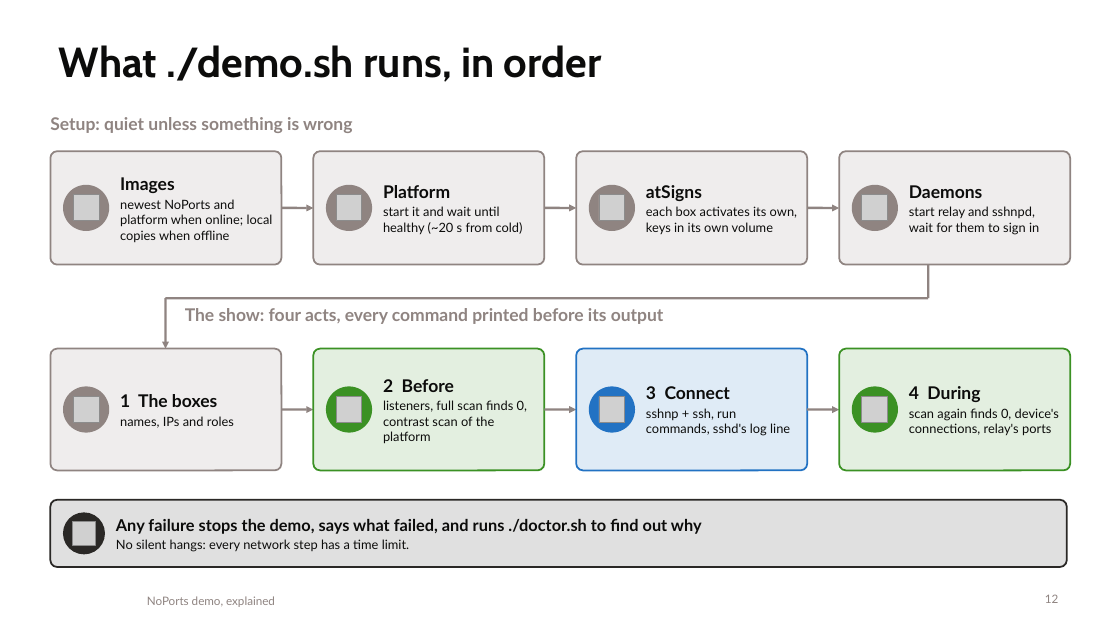
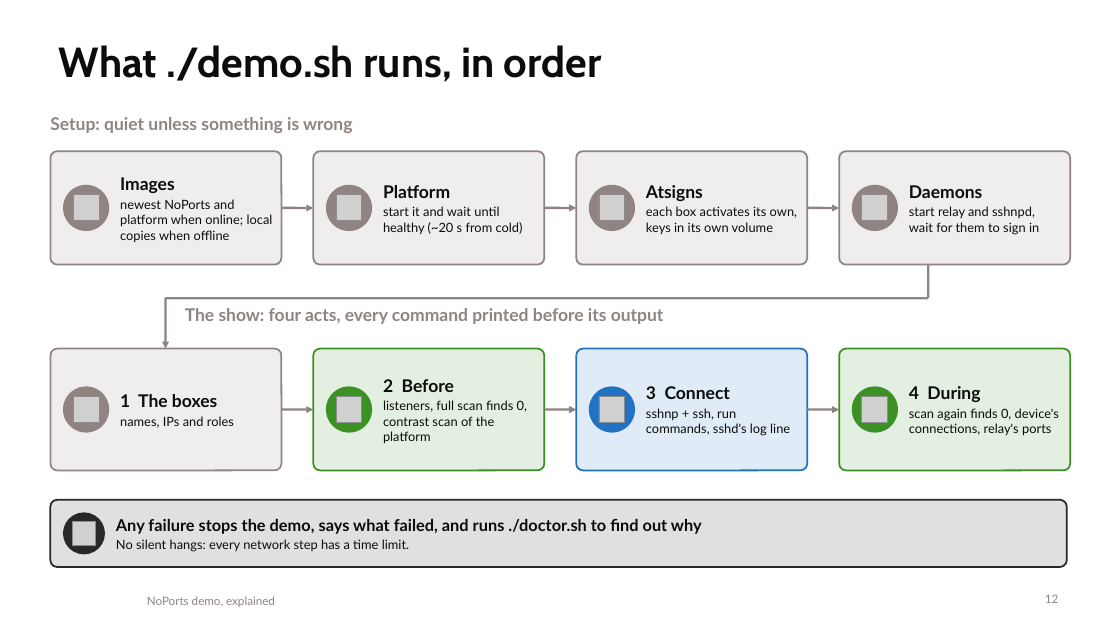
Before and after one commit to atsign-foundation/noports-demo, a slide deck: slide 12 of docs/noports-demo-explained.pptx. Drawn at 1120x630 pixels with LibreOffice and Linux fonts; fonts in the diff are those of the drawing; grey boxes stand for pictures; background and template pictures are left out. Boxes give left, top, right and bottom in pixels: in the first picture for what was removed or moved away, otherwise in the second. Text is boxed around its words. In the diff, an @@ line names an element or a change of style, - is before the commit and + after.

```diff
--- a/docs/noports-demo-explained.pptx
+++ b/docs/noports-demo-explained.pptx
@@ text at (x1=646, y1=185, x2=703, y2=201): text changed @@
-atSigns
+Atsigns
```
Also in this commit, not shown: 6 other slides changed, 8 other files.
